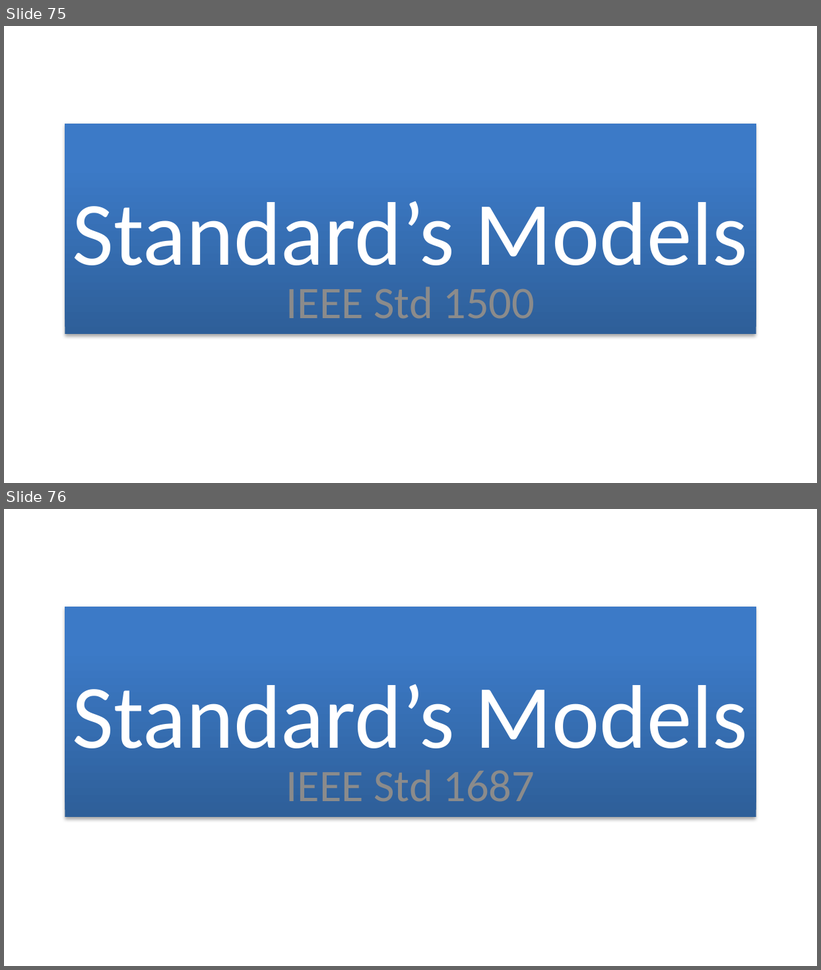
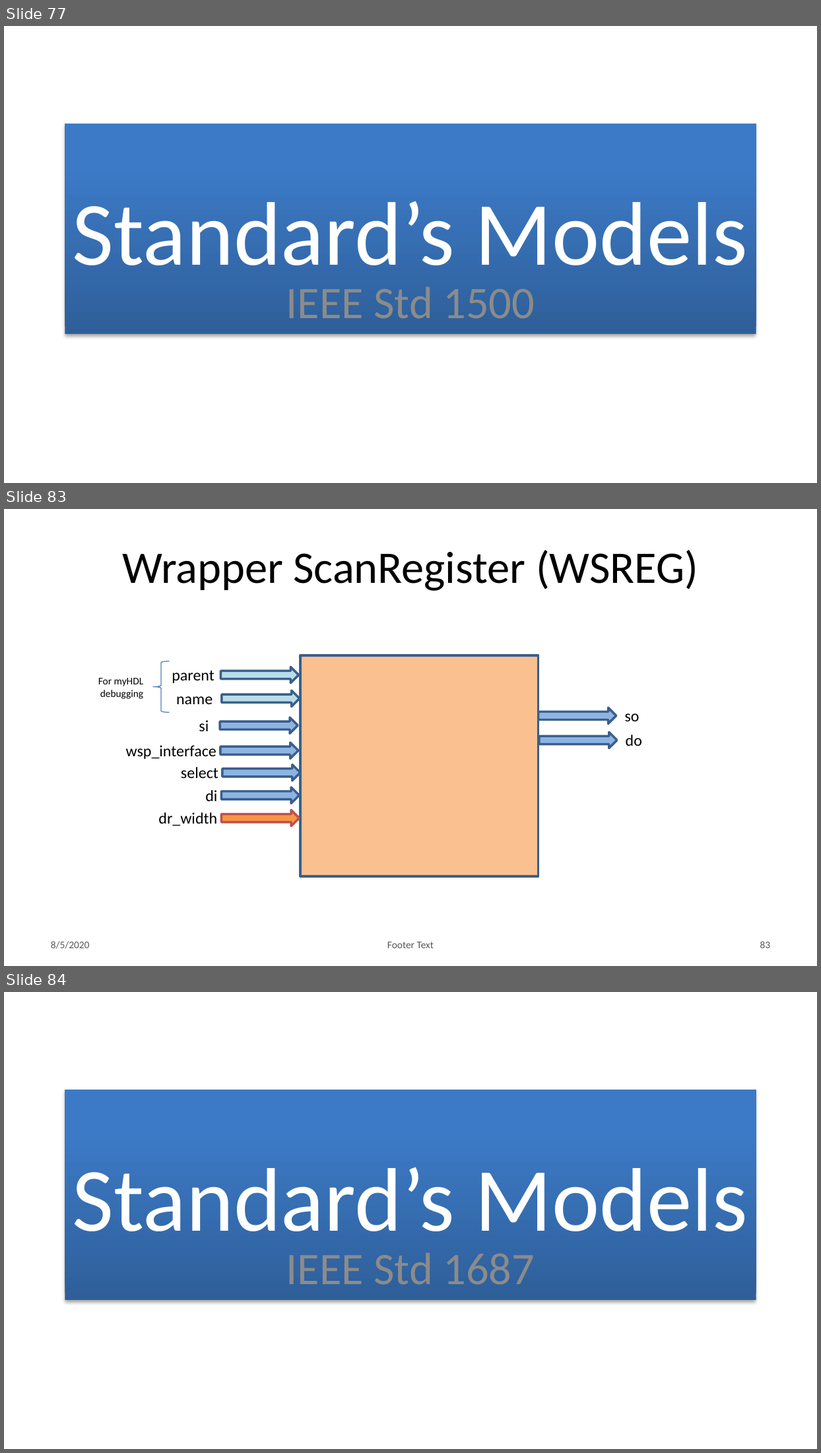
Before and after one commit to bradfordvt/P2654Simulations, a slide deck: docs/HLD.pptx. Shown one above the other, each under a label of ours: slides 75 and 76 before the commit, slides 77, 83 and 84 after it; the slides between them are not shown. The pictures are 821x970 and 821x1453 pixels, drawn with LibreOffice and Linux fonts; fonts in the diff are those of the drawing; background and template pictures are left out. Boxes give left, top, right and bottom in pixels: in the first picture for what was removed or moved away, otherwise in the second. Text is boxed around its words. In the diff, an @@ line names an element or a change of style, - is before the commit and + after.

```diff
--- a/docs/HLD.pptx
+++ b/docs/HLD.pptx
@@ slide 83 added at [4, 509, 817, 966], background #FFFFFF @@
@@ title added at [122, 550, 698, 591], 40 pt, text #000000 @@
+Wrapper ScanRegister (WSREG)
@@ text added at [126, 745, 217, 759], 14 pt, text #000000 @@
+wsp_interface
@@ right arrow added at [220, 743, 298, 758], fill #8EB4E3, outline #3A5F8C 2 pt @@
@@ right arrow added at [539, 733, 617, 749], fill #8EB4E3, outline #3A5F8C 2 pt @@
@@ text added at [626, 735, 642, 746], 14 pt, text #000000 @@
+do
@@ group added at [98, 656, 640, 877]: 6 texts, 5 right arrows, 1 rectangle, 1 left brace @@
+parent
+name
+For myHDL debugging
+si
+so
+select
@@ text added at [205, 790, 217, 801], 14 pt, text #000000 @@
+di
@@ right arrow added at [221, 787, 299, 803], fill #8EB4E3, outline #3A5F8C 2 pt @@
@@ text added at [158, 813, 217, 826], 14 pt, text #000000 @@
+dr_width
@@ right arrow added at [221, 811, 299, 827], fill #F79646, outline #C0504D 2 pt @@
@@ text added at [51, 941, 90, 949], 9 pt, text #595959 @@
+8/5/2020
@@ text added at [387, 942, 434, 949], 9 pt, text #595959 @@
+Footer Text
@@ page number added at [760, 941, 771, 949], 9 pt, text #595959 @@
+83
@@ what was slide 75 is now slide 77 @@
@@ what was slide 76 is now slide 84 @@
```
Also in this commit, not shown: 62 slides changed, 9 other slides added.
